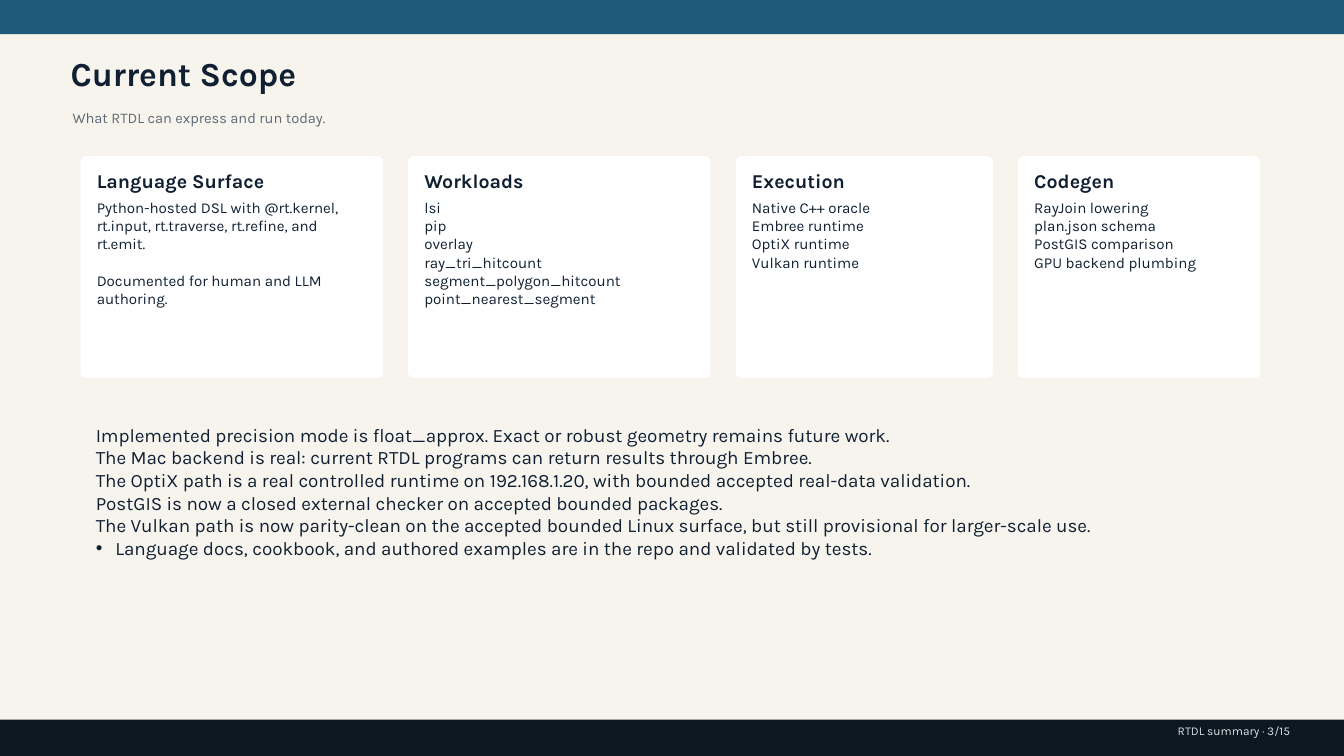
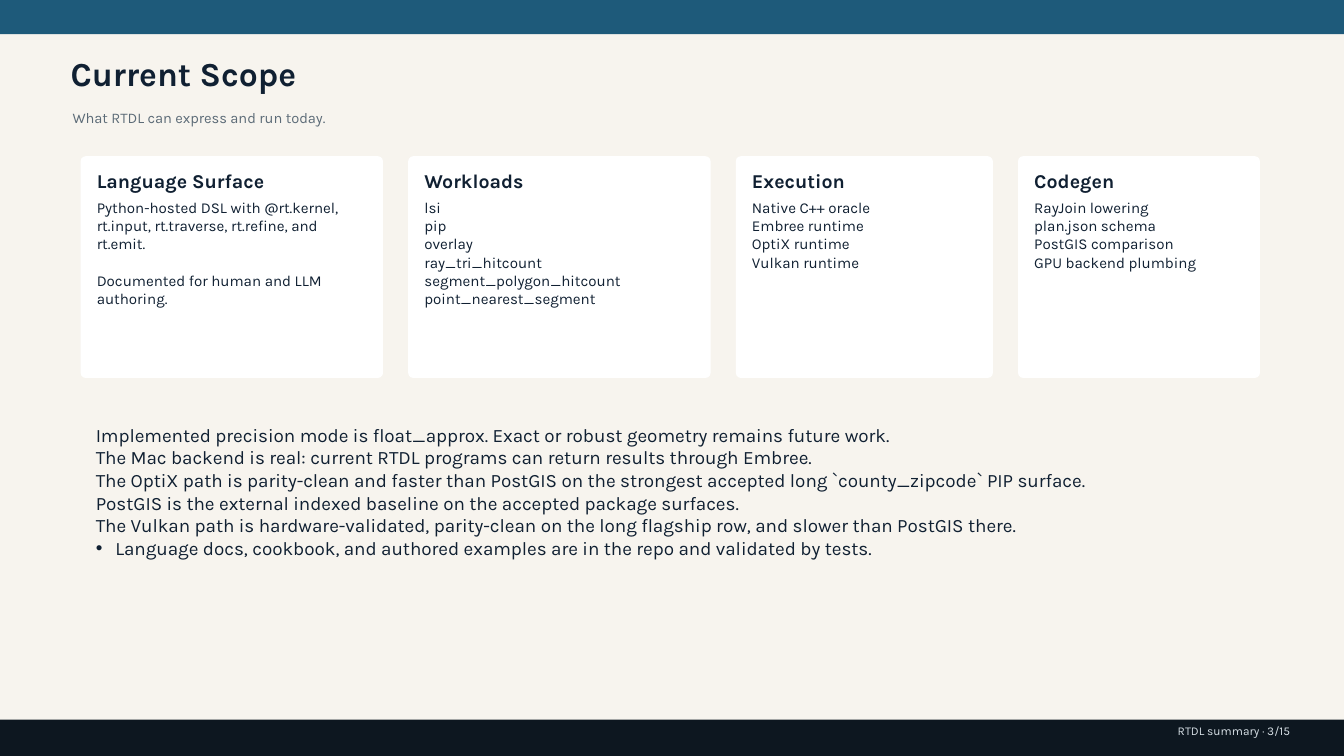
Before and after one commit to rubaolee/rtdl, a slide deck: slide 3 of rtdl_status_summary.pptx. Drawn at 1344x756 pixels with LibreOffice and Linux fonts; fonts in the diff are those of the drawing. Boxes give left, top, right and bottom in pixels: in the first picture for what was removed or moved away, otherwise in the second. Text is boxed around its words. In the diff, an @@ line names an element or a change of style, - is before the commit and + after.

Commit message:
Publish flat paper package, updated status deck, and Goal 104 report

```diff
--- a/rtdl_status_summary.pptx
+++ b/rtdl_status_summary.pptx
@@ text at [96,472,1086,537]: text changed @@
-• The OptiX path is a real controlled runtime on 192.168.1.20, with bounded accepted real-data validation.
-• PostGIS is now a closed external checker on accepted bounded packages.
-• The Vulkan path is now parity-clean on the accepted bounded Linux surface, but still provisional for larger-scale use.
+• The OptiX path is parity-clean and faster than PostGIS on the strongest accepted long `county_zipcode` PIP surface.
+• PostGIS is the external indexed baseline on the accepted package surfaces.
+• The Vulkan path is hardware-validated, parity-clean on the long flagship row, and slower than PostGIS there.
```
Also in this commit, not shown: 7 other slides changed, 54 other files.
